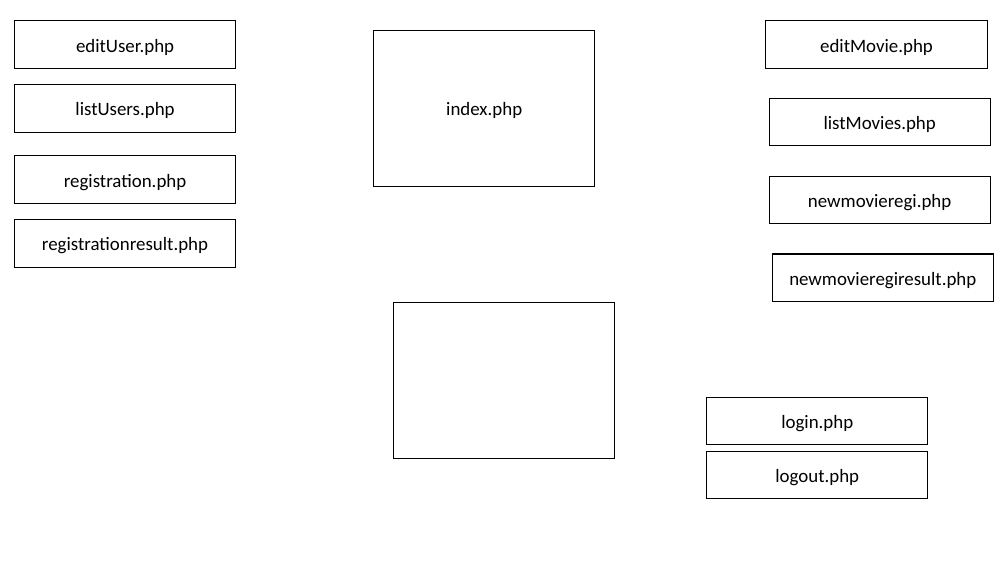
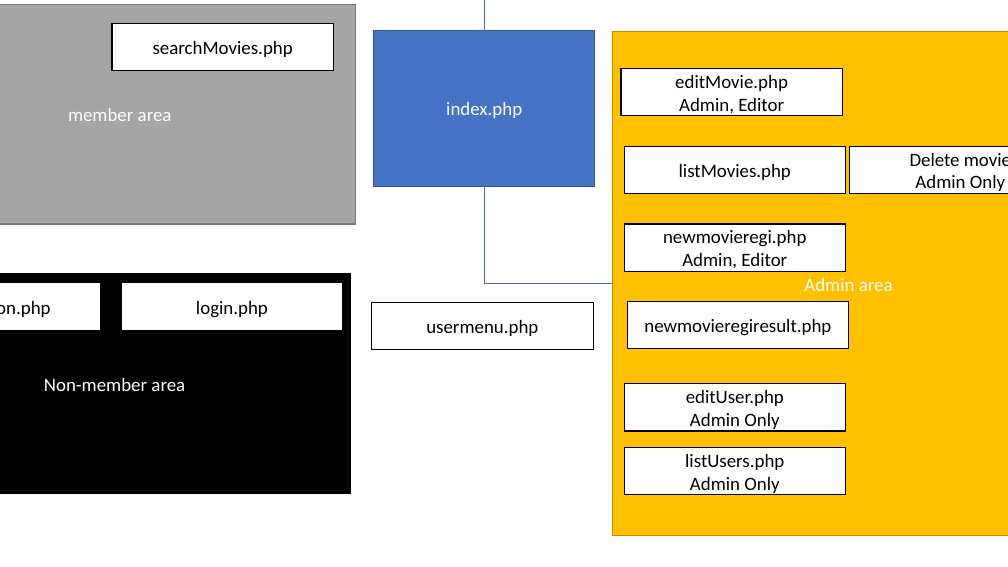
Before and after one commit to last72/csg2431at1st, a slide deck: slide 1 of extra/Sitemap.pptx. Drawn at 1008x567 pixels with LibreOffice and Linux fonts; fonts in the diff are those of the drawing. Boxes give left, top, right and bottom in pixels: in the first picture for what was removed or moved away, otherwise in the second. Text is boxed around its words. In the diff, an @@ line names an element or a change of style, - is before the commit and + after.

```diff
--- a/extra/Sitemap.pptx
+++ b/extra/Sitemap.pptx
@@ rectangle added at [0,5,356,225], fill #A5A5A5, outline #7A7A7A 1 pt, 18 pt, text #FFFFFF @@
+member area
@@ rectangle added at [112,23,333,71], fill #FFFFFF, outline #000000 1 pt, 18 pt, text #000000 @@
+searchMovies.php
@@ elbow line added from (485, 31) to (485, 0), #4472C4 0.5 pt @@
@@ rectangle "index.php" at [374,31,595,186]: text colour #000000 to #FFFFFF; fill #FFFFFF to #4472C4; outline #000000 1 pt to #325491 1 pt @@
@@ rectangle added at [613,32,1008,535], fill #FFC000, outline #BD8E00 1 pt, 18 pt, text #FFFFFF @@
+Admin area
@@ 4 rectangles: place and size @@
-4 rectangles at [766,21,994,302]
+4 rectangles at [621,69,849,349]
@@ text in rectangle at [679,98,784,116]: paragraph added @@
+Admin, Editor
@@ rectangle added at [850,146,1008,194], fill #FFFFFF, outline #000000 1 pt, 18 pt, text #000000 @@
+Delete movie
+Admin Only
@@ elbow line added from (485, 186) to (613, 284), #4472C4 0.5 pt @@
@@ rectangle removed at [14,220,236,268] @@
-registrationresult.php
@@ text in rectangle at [682,253,787,272]: paragraph added @@
+Admin, Editor
@@ rectangle "registration.php": place and size @@
-rectangle "registration.php" at [14,156,236,203]
+rectangle "registration.php" at [0,283,101,330]
@@ rectangle added at [0,274,351,494], fill #000000, outline #000000 1 pt, 18 pt, text #FFFFFF @@
+Non-member area
@@ rectangle "login.php": place and size @@
-rectangle "login.php" at [707,398,929,445]
+rectangle "login.php" at [121,283,343,330]
@@ rectangle added at [372,302,594,350], fill #FFFFFF, outline #000000 1 pt, 18 pt, text #000000 @@
+usermenu.php
@@ rectangle removed at [393,303,615,458] @@
@@ rectangle "editUser.php": place and size @@
-rectangle "editUser.php" at [14,21,236,69]
+rectangle "editUser.php" at [625,384,846,432]
@@ text in rectangle at [690,413,779,431]: paragraph added @@
+Admin Only
@@ rectangle "listUsers.php": place and size @@
-rectangle "listUsers.php" at [14,85,236,132]
+rectangle "listUsers.php" at [625,448,846,495]
@@ text in rectangle at [690,477,779,495]: paragraph added @@
+Admin Only
@@ rectangle removed at [707,451,929,499] @@
-logout.php
```
Also in this commit, not shown: 1 other file.
